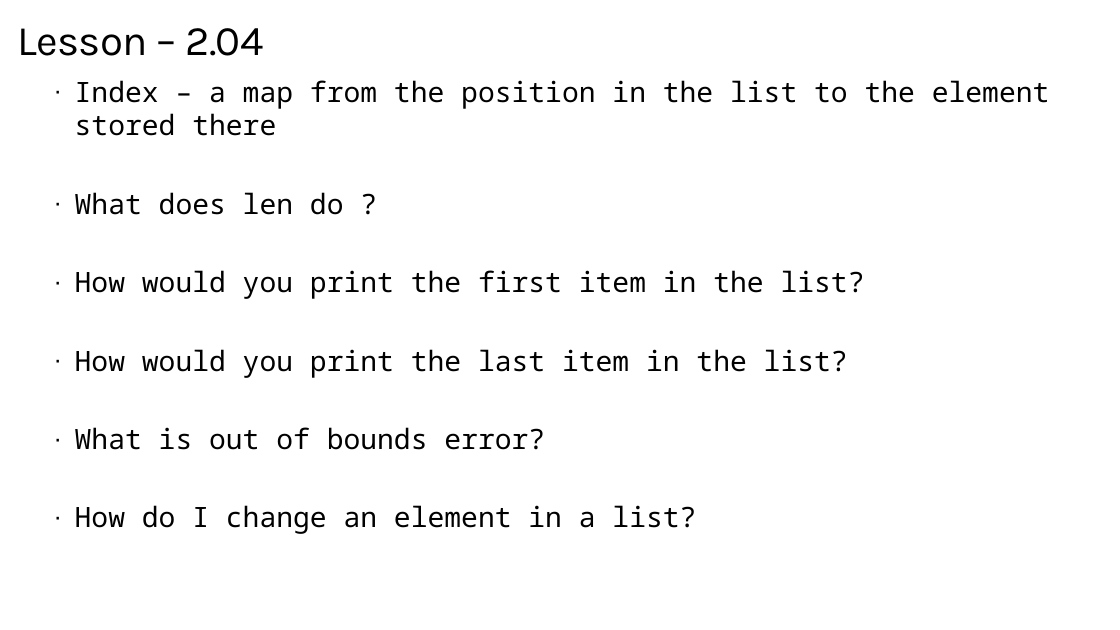
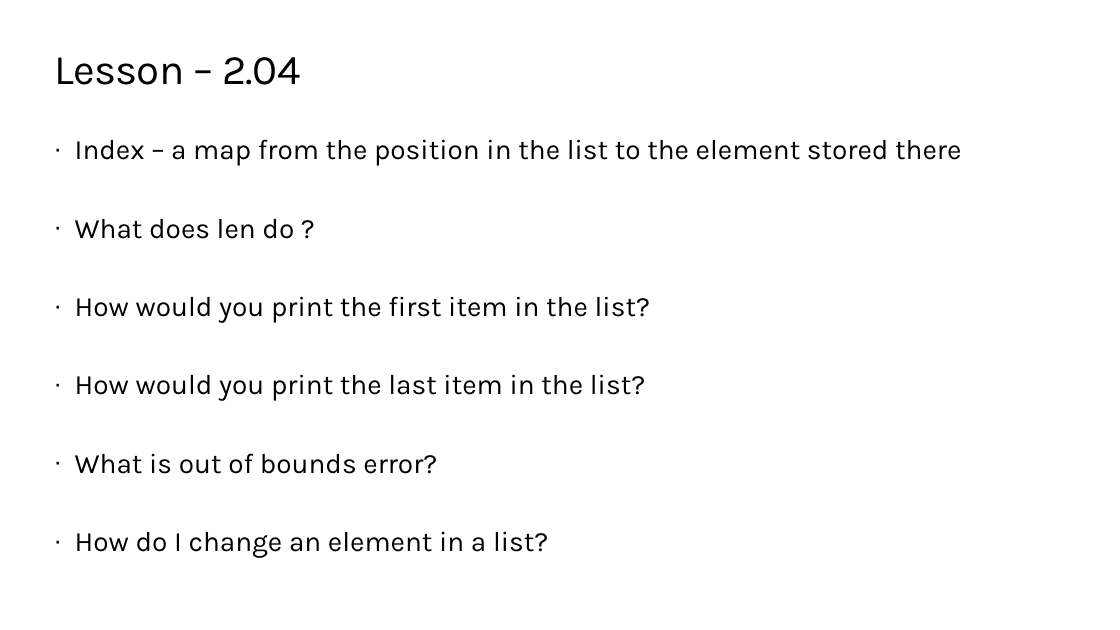
Before and after one commit to TEALSK12/2nd-semester-introduction-to-computer-science, a slide deck: slide 6 of docs/units/2_unit/slidedecks/Intro Python 2.04 TEALS.pptx. Drawn at 1120x630 pixels with LibreOffice and Linux fonts; fonts in the diff are those of the drawing; background and template pictures are left out. Boxes give left, top, right and bottom in pixels: in the first picture for what was removed or moved away, otherwise in the second. Text is boxed around its words. In the diff, an @@ line names an element or a change of style, - is before the commit and + after.

```diff
--- a/docs/units/2_unit/slidedecks/Intro Python 2.04 TEALS.pptx
+++ b/docs/units/2_unit/slidedecks/Intro Python 2.04 TEALS.pptx
@@ title "Lesson – 2.04": place and size @@
-title "Lesson – 2.04" at (17,28,263,56)
+title "Lesson – 2.04" at (54,57,300,85)
@@ text "Index – a map from ...": place and size @@
-text "Index – a map from ..." at (75,80,1050,534)
+text "Index – a map from ..." at (75,139,961,558)
@@ text "Index – a map from ..." at (75,139,961,558): font Noto Sans Mono to Karla @@
```
Also in this commit, not shown: 3 other slides changed, 17 other files.
